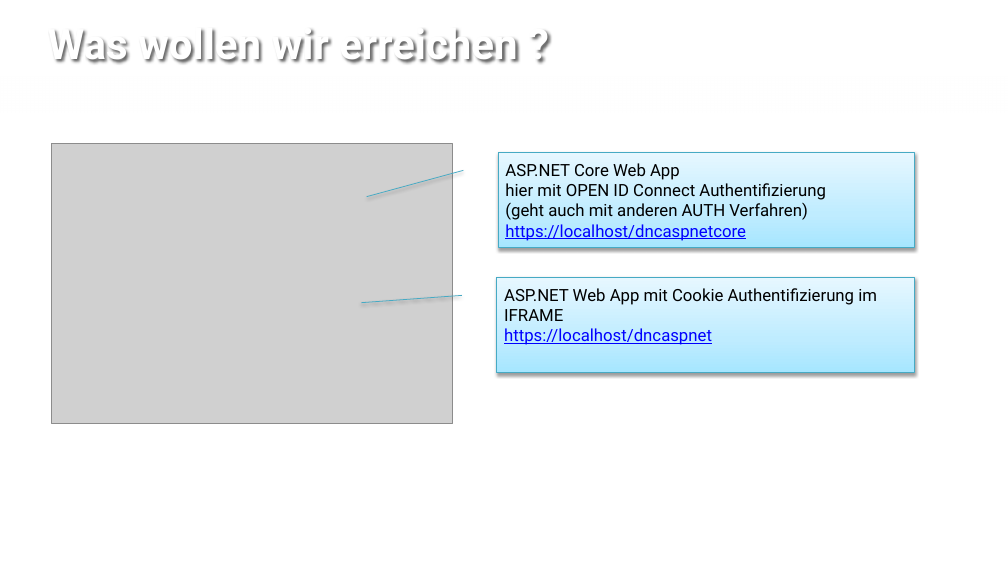
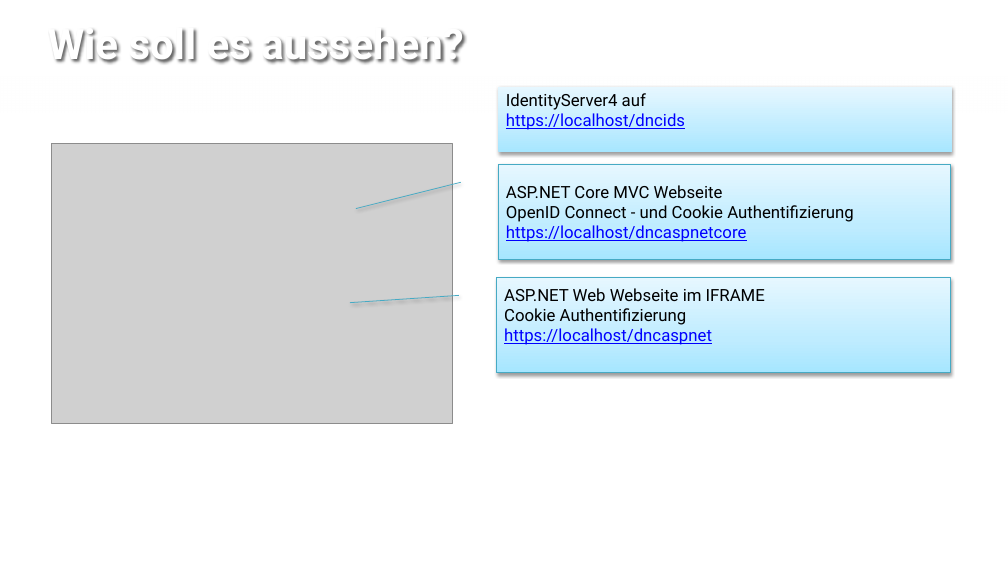
Before and after one commit to rlfkrl/NetCologne2017, a slide deck: slide 6 of slides/open id connect - share cookies.pptx (slide 4 before the commit). Drawn at 1008x567 pixels with LibreOffice and Linux fonts; fonts in the diff are those of the drawing; grey boxes stand for pictures; background and template pictures are left out. Boxes give left, top, right and bottom in pixels: in the first picture for what was removed or moved away, otherwise in the second. Text is boxed around its words. In the diff, an @@ line names an element or a change of style, - is before the commit and + after.

Commit message:
small changes

```diff
--- a/slides/open id connect - share cookies.pptx
+++ b/slides/open id connect - share cookies.pptx
@@ title at <box>48,29,463,64</box>: text changed @@
-Was wollen wir erreichen ?
+Wie soll es aussehen?
@@ border callout added at <box>498,87,952,153</box>, fill gradient #A7E6FF to #C1EDFF to #E7F8FF, 16 pt, text #0000FF, underline @@
+IdentityServer4 auf
+https://localhost/dncids
@@ border callout "ASP.NET Core MVC Webseite": place and size @@
-border callout "ASP.NET Core MVC Webseite" at <box>498,153,915,248</box>
+border callout "ASP.NET Core MVC Webseite" at <box>498,165,951,260</box>
@@ text in border callout at <box>506,185,854,242</box>: text changed @@
-ASP.NET Core Web App
-hier mit OPEN ID Connect Authentifizierung
-(geht auch mit anderen AUTH Verfahren)
-https://localhost/dncaspnetcore
+ASP.NET Core MVC Webseite
+OpenID Connect - und Cookie Authentifizierung
+https://localhost/dncaspnetcore
@@ border callout "ASP.NET Web Webseite im IFRAME": place and size @@
-border callout "ASP.NET Web Webseite im IFRAME" at <box>497,278,915,373</box>
+border callout "ASP.NET Web Webseite im IFRAME" at <box>497,278,951,373</box>
@@ text in border callout at <box>504,288,765,325</box>: text changed @@
-ASP.NET Web App mit Cookie Authentifizierung im IFRAME
+ASP.NET Web Webseite im IFRAME
+Cookie Authentifizierung
```
Also in this commit, not shown: 2 other slides changed, 2 slides added.
